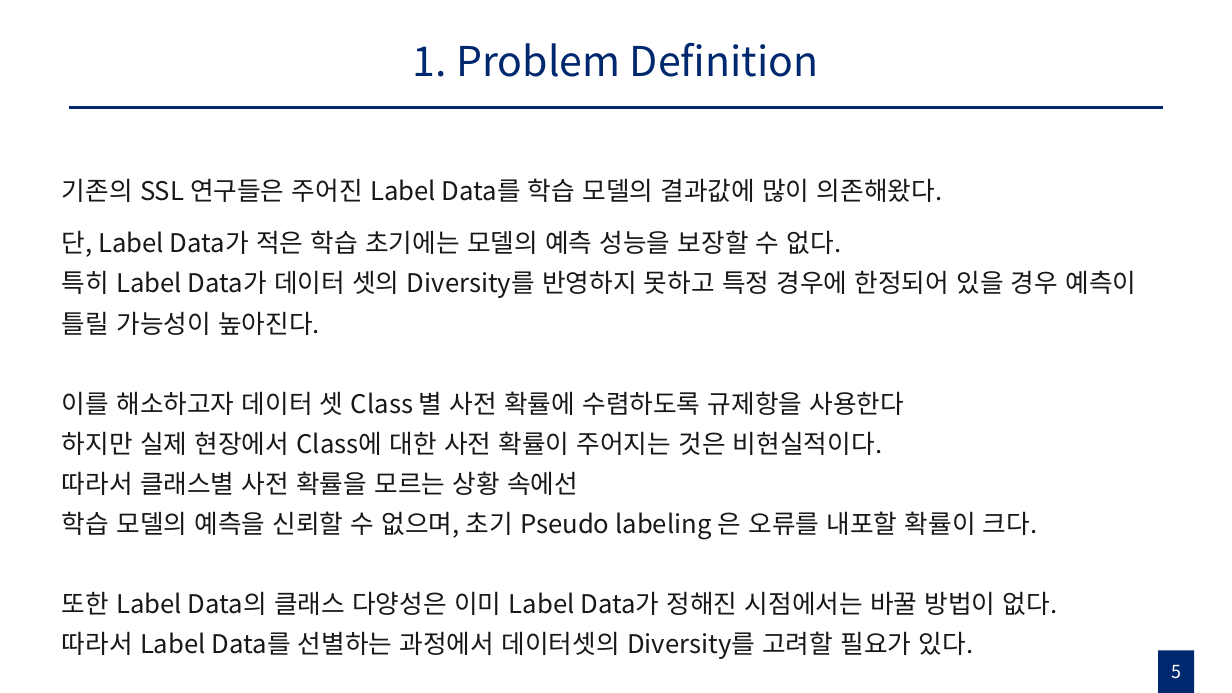
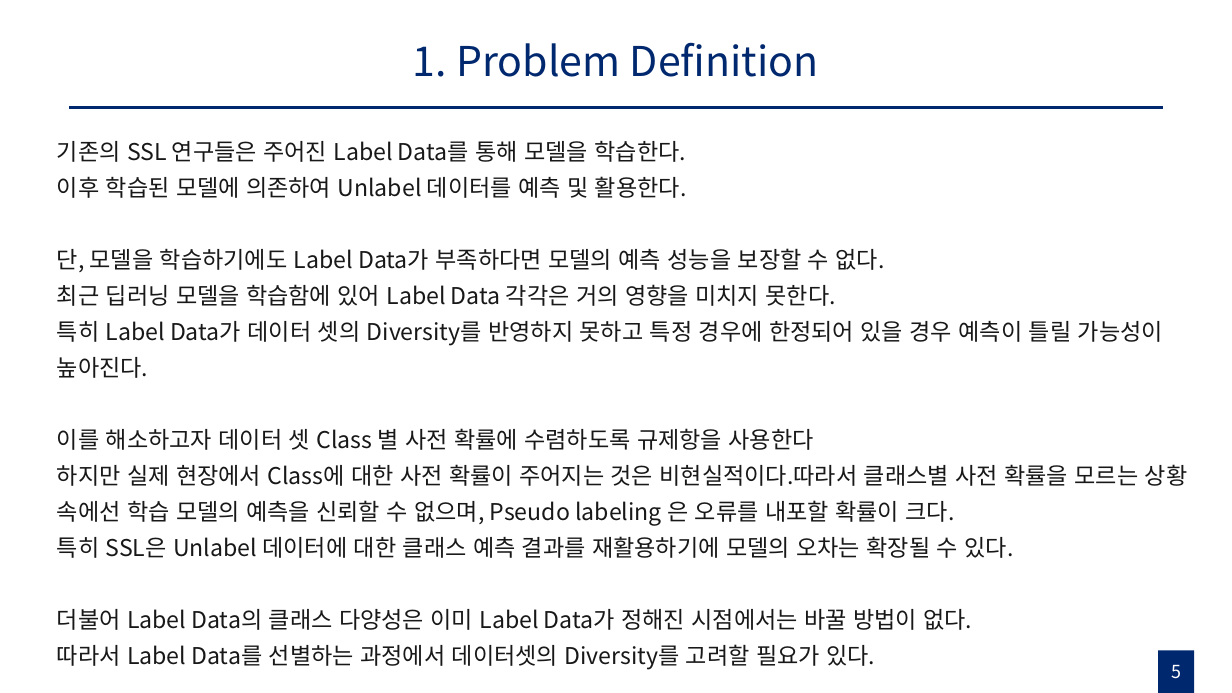
Before and after one commit to gusrn0505/TIL, a slide deck: slide 5 of Pseudo labeling with Coreset 초안.pptx. Drawn at 1232x693 pixels with LibreOffice and Linux fonts; fonts in the diff are those of the drawing. Boxes give left, top, right and bottom in pixels: in the first picture for what was removed or moved away, otherwise in the second. Text is boxed around its words. In the diff, an @@ line names an element or a change of style, - is before the commit and + after.

```diff
--- a/Pseudo labeling with Coreset 초안.pptx
+++ b/Pseudo labeling with Coreset 초안.pptx
@@ text "기존의 SSL 연구들은 주어진 Label ...": place and size @@
-text "기존의 SSL 연구들은 주어진 Label ..." at (62, 230, 1136, 659)
+text "기존의 SSL 연구들은 주어진 Label ..." at (57, 140, 1188, 670)
@@ text at (57, 140, 885, 306): text changed; size 20 to 18 pt @@
-단, Label Data가 적은 학습 초기에는 모델의 예측 성능을 보장할 수 없다.
+기존의 SSL 연구들은 주어진 Label Data를 통해 모델을 학습한다.
+이후 학습된 모델에 의존하여 Unlabel 데이터를 예측 및 활용한다.
+단, 모델을 학습하기에도 Label Data가 부족하다면 모델의 예측 성능을 보장할 수 없다.
+최근 딥러닝 모델을 학습함에 있어 Label Data 각각은 거의 영향을 미치지 못한다.
@@ text removed at (62, 178, 943, 202) @@
-기존의 SSL 연구들은 주어진 Label Data를 학습 모델의 결과값에 많이 의존해왔다.
@@ text at (57, 321, 1163, 670): size 20 to 18 pt in "특히 Label Data가 데이터 셋의 Diversity를 반영하지 ...", "이를 해소하고자 데이터 셋 Class 별 사전 ...", "따라서 Label Data를 선별하는 과정에서 데이터셋의 Diversity를 ..." @@
@@ text at (57, 464, 1188, 630): text changed; size 20 to 18 pt @@
-하지만 실제 현장에서 Class에 대한 사전 확률이 주어지는 것은 비현실적이다.
-따라서 클래스별 사전 확률을 모르는 상황 속에선
-학습 모델의 예측을 신뢰할 수 없으며, 초기 Pseudo labeling 은 오류를 내포할 확률이 크다.
-또한 Label Data의 클래스 다양성은 이미 Label Data가 정해진 시점에서는 바꿀 방법이 없다.
+하지만 실제 현장에서 Class에 대한 사전 확률이 주어지는 것은 비현실적이다.따라서 클래스별 사전 확률을 모르는 상황 속에선 학습 모델의 예측을 신뢰할 수 없으며, Pseudo labeling 은 오류를 내포할 확률이 크다.
+특히 SSL은 Unlabel 데이터에 대한 클래스 예측 결과를 재활용하기에 모델의 오차는 확장될 수 있다.
+더불어 Label Data의 클래스 다양성은 이미 Label Data가 정해진 시점에서는 바꿀 방법이 없다.
```
Also in this commit, not shown: 17 other slides changed, 3 slides added, 1 slide removed, 5 other files.
